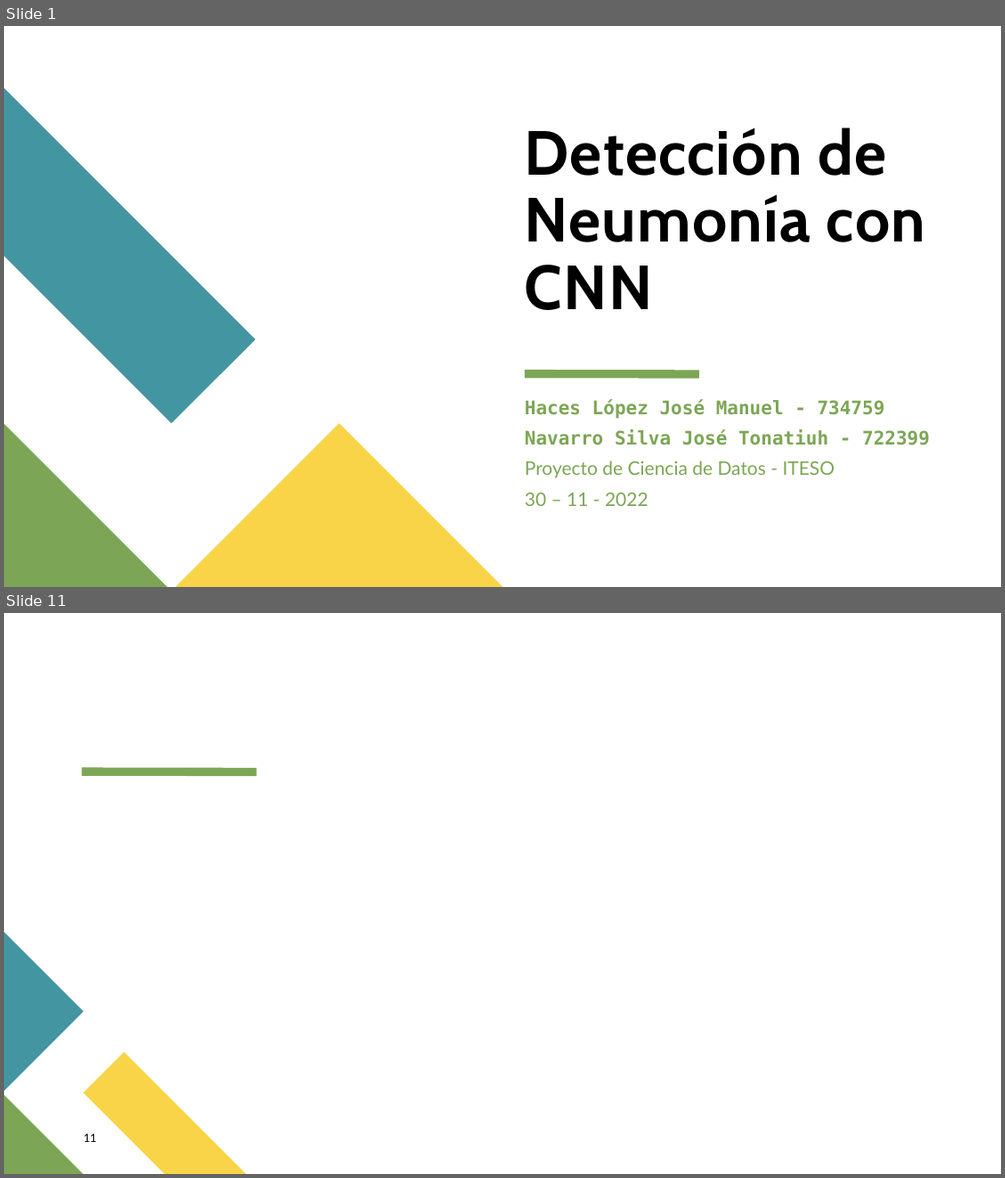
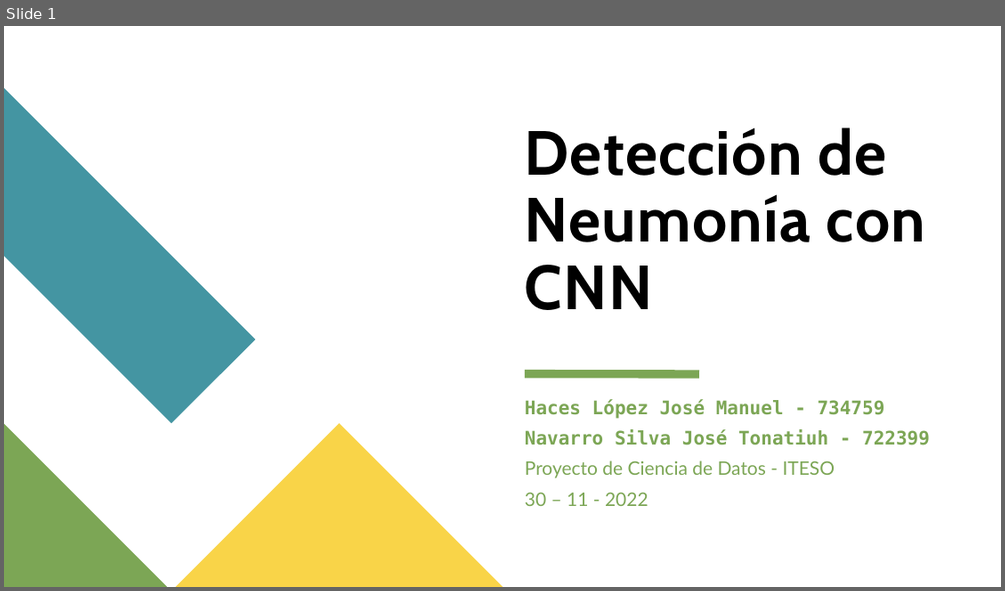
Before and after one commit to JManuelHaces/Proyecto-de-Ciencia-de-Datos, a slide deck: presentacion/Deteccion_Neumonía_CNN.pptx. Shown one above the other, each under a label of ours: slides 1 and 11 before the commit, slide 1 after it; the slides between them are not shown. The pictures are 1005x1178 and 1005x591 pixels, drawn with LibreOffice and Linux fonts; fonts in the diff are those of the drawing. Boxes give left, top, right and bottom in pixels: in the first picture for what was removed or moved away, otherwise in the second. Text is boxed around its words. In the diff, an @@ line names an element or a change of style, - is before the commit and + after.

```diff
--- a/presentacion/Deteccion_Neumonía_CNN.pptx
+++ b/presentacion/Deteccion_Neumonía_CNN.pptx
@@ slide 11 removed at (x1=4, y1=613, x2=1001, y2=1174), background #FFFFFF @@
@@ line removed from (81, 771) to (257, 771) @@
@@ freeform shape removed at (x1=4, y1=933, x2=83, y2=1091) @@
@@ freeform shape removed at (x1=83, y1=1052, x2=245, y2=1174) @@
@@ freeform shape removed at (x1=4, y1=1094, x2=83, y2=1174) @@
@@ page number removed at (x1=83, y1=1133, x2=97, y2=1142) @@
-11
```
Also in this commit, not shown: 11 slides added, 11 other slides removed, 5 other files.
